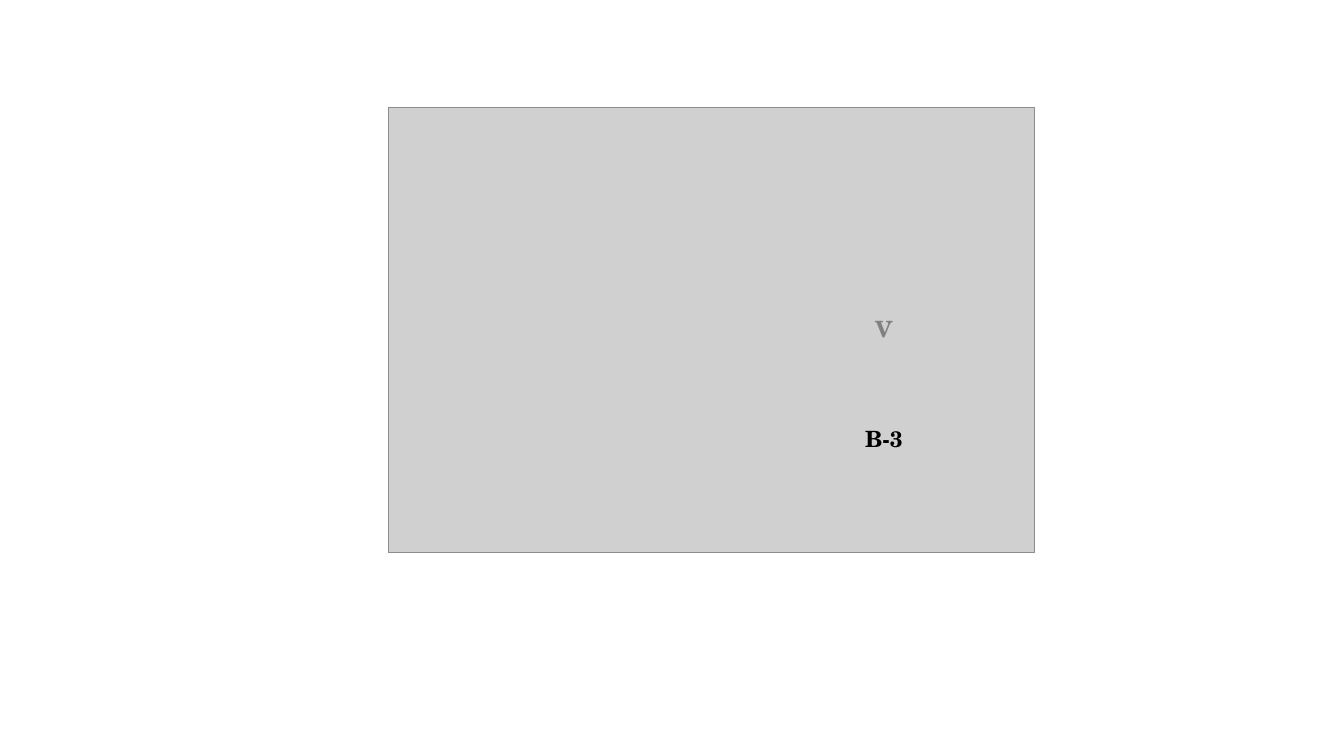
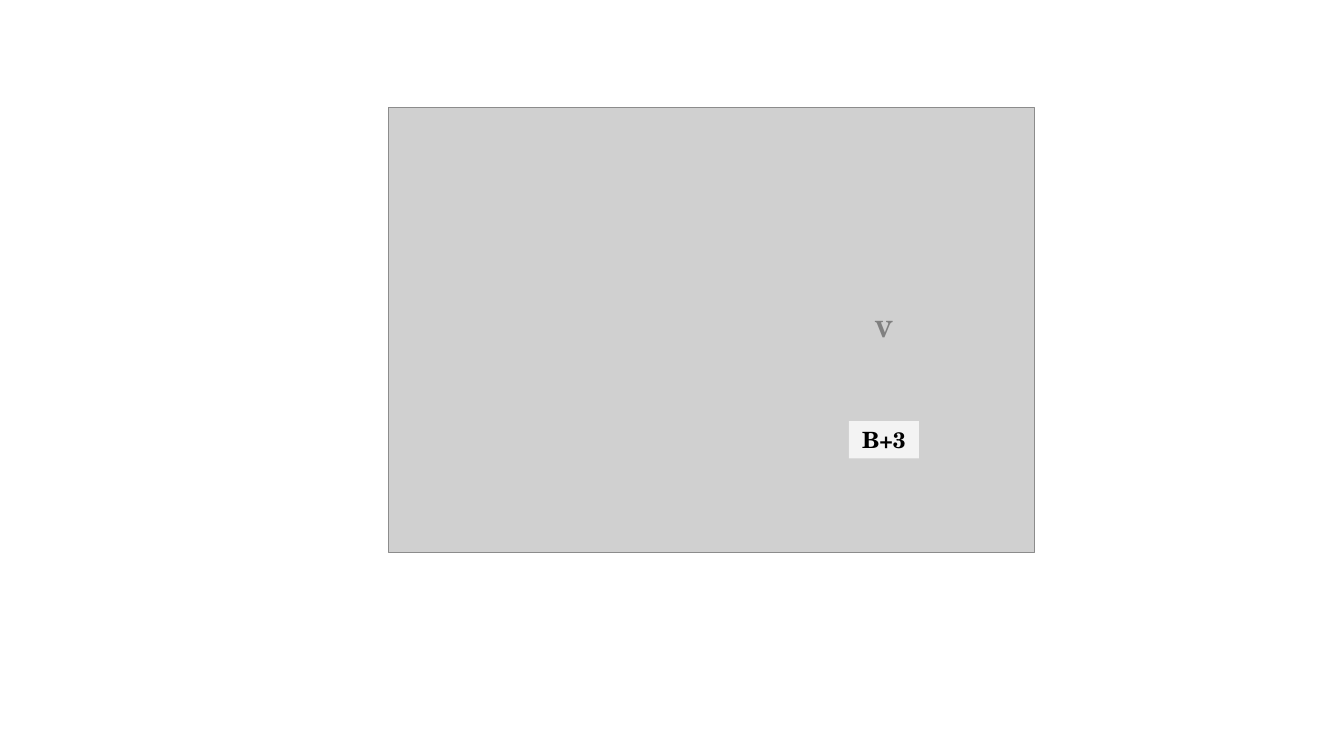
Before and after one commit to cao-jacky/degree_level3, a slide deck: slide 1 of laboratory_project/report/intro/typeia.pptx. Drawn at 1344x756 pixels with LibreOffice and Linux fonts; fonts in the diff are those of the drawing; grey boxes stand for pictures. Boxes give left, top, right and bottom in pixels: in the first picture for what was removed or moved away, otherwise in the second. Text is boxed around its words. In the diff, an @@ line names an element or a change of style, - is before the commit and + after.

```diff
--- a/laboratory_project/report/intro/typeia.pptx
+++ b/laboratory_project/report/intro/typeia.pptx
@@ rectangle "B+3": place and size @@
-rectangle "B+3" at <box>865,431,903,448</box>
+rectangle "B+3" at <box>849,421,920,459</box>
@@ rectangle "B+3" at <box>849,421,920,459</box>: fill none to #FFFFFF at 75% opacity @@
@@ text in rectangle at <box>862,431,906,449</box>: text changed @@
-B-3
+B+3
```
Also in this commit, not shown: 14 other files.
